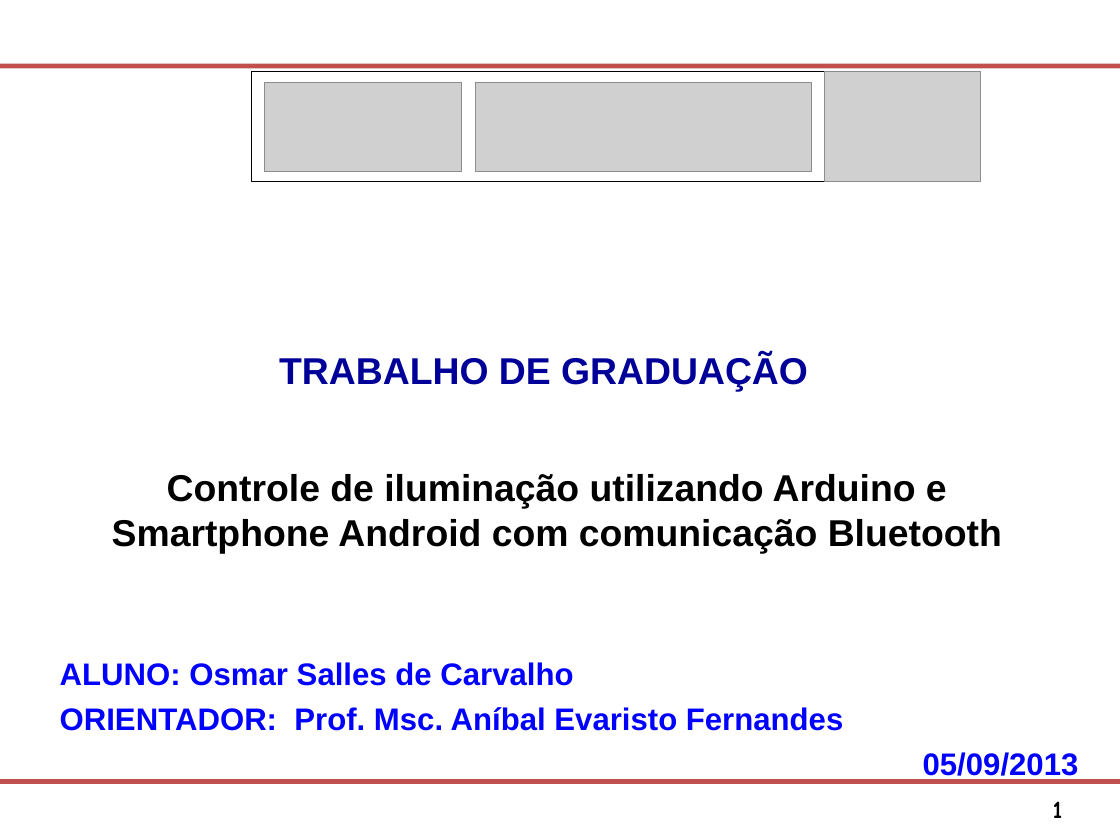
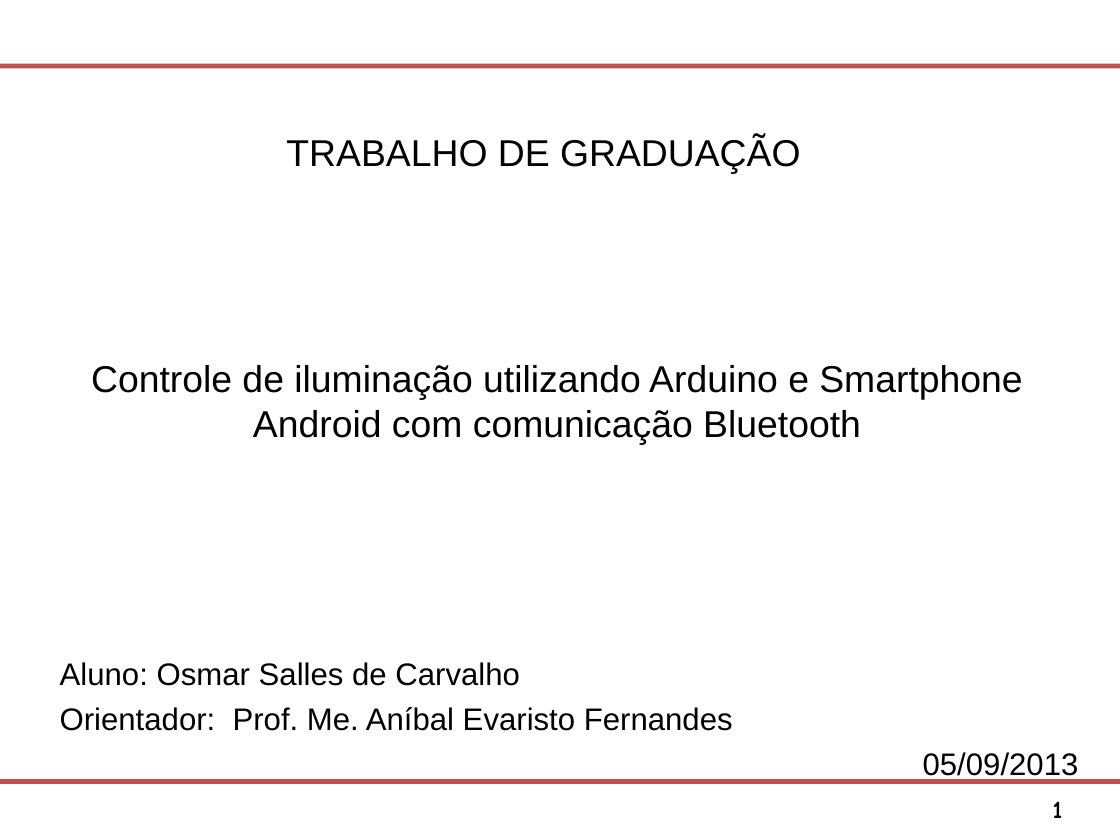
Before and after one commit to Osmar1503/TG, a slide deck: slide 1 of Modelo Apresentacao FATEC SJC.ppt. Drawn at 1120x840 pixels with LibreOffice and Linux fonts; fonts in the diff are those of the drawing; grey boxes stand for pictures; background and template pictures are left out. Boxes give left, top, right and bottom in pixels: in the first picture for what was removed or moved away, otherwise in the second. Text is boxed around its words. In the diff, an @@ line names an element or a change of style, - is before the commit and + after.

```diff
--- a/Modelo Apresentacao FATEC SJC.ppt
+++ b/Modelo Apresentacao FATEC SJC.ppt
@@ rectangle removed at box(251, 72, 824, 181) @@
@@ picture removed at box(264, 83, 461, 171) @@
@@ picture removed at box(475, 83, 811, 171) @@
@@ picture removed at box(824, 72, 981, 181) @@
@@ text "TRABALHO DE GRADUAÇÃO": place and size @@
-text "TRABALHO DE GRADUAÇÃO" at box(279, 355, 808, 392)
+text "TRABALHO DE GRADUAÇÃO" at box(286, 137, 801, 174)
@@ text "TRABALHO DE GRADUAÇÃO" at box(286, 137, 801, 174): text colour #000099 to #000000, bold off @@
@@ text "Controle de iluminação utilizando Arduino ...": place and size @@
-text "Controle de iluminação utilizando Arduino ..." at box(112, 474, 1002, 553)
+text "Controle de iluminação utilizando Arduino ..." at box(91, 365, 1022, 445)
@@ text "Controle de iluminação utilizando Arduino ..." at box(91, 365, 1022, 445): bold off @@
@@ text at box(60, 662, 733, 731): text changed; text colour #0000FF to #000000; bold off @@
-ALUNO: Osmar Salles de Carvalho
-ORIENTADOR: Prof. Msc. Aníbal Evaristo Fernandes
+Aluno: Osmar Salles de Carvalho
+Orientador: Prof. Me. Aníbal Evaristo Fernandes
@@ text at box(923, 752, 1079, 781): text colour #0000FF to #000000, bold off in "05/09/2013" @@
```
Also in this commit, not shown: 17 other slides changed, 2 slides added, 7 slides removed, 1 other file.
